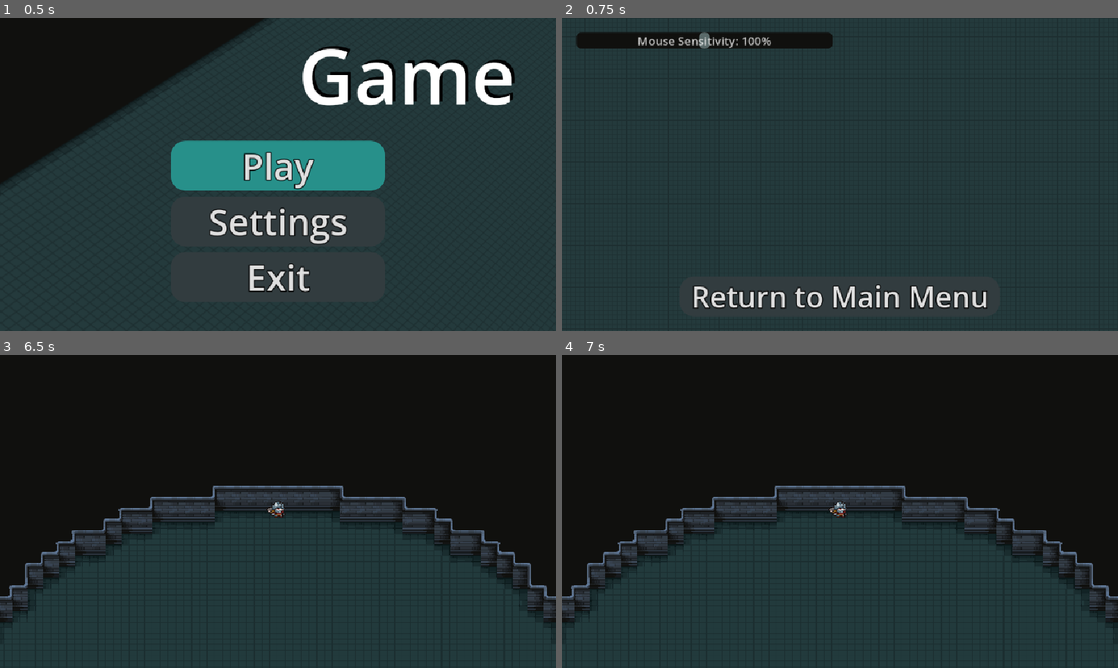
Above: before the commit, frames 1-4 (two rows, left to right).
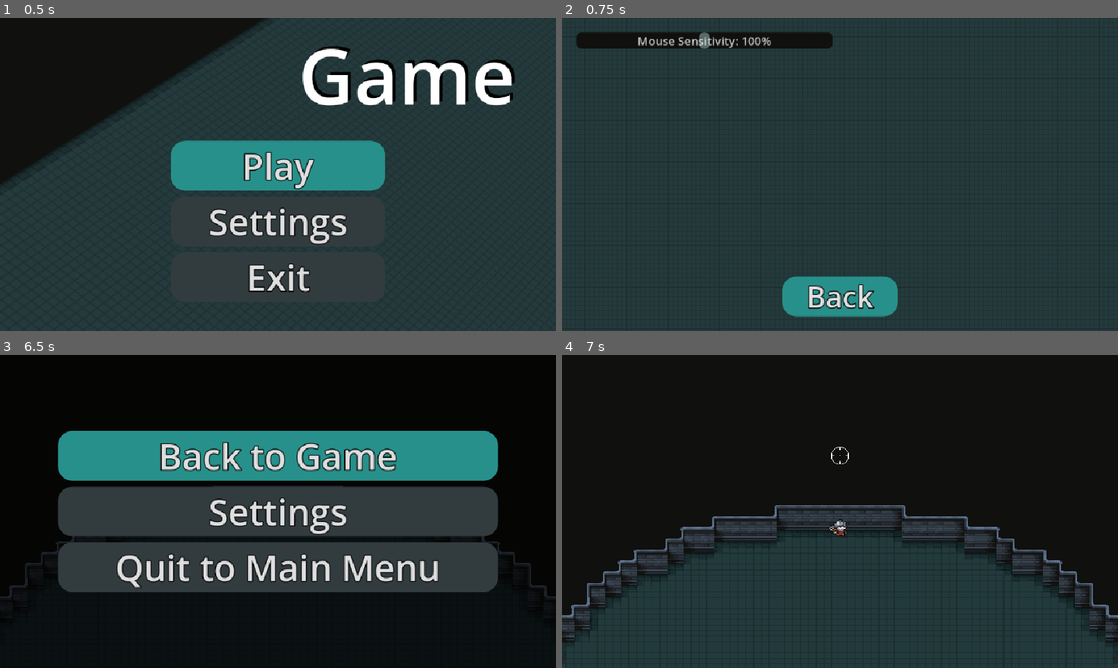
Above: after the commit, the same moments.

Repository: Haha64142/Game
Game: Godot game, scene res://main_menu.tscn
Two runs of this game, one before a commit and one after it. Both use one fixed random seed, a clock stepped at 60 frames per second and the inputs below. The engine's default icon, where the game draws it, is replaced by a stand-in: a white triangle on a blue panel in a dark square.
Inputs (mouse positions are in pixels of both pictures, inside the frame that each line leads up to):
- Up to frame 1 (0.5 s): no input
- Up to frame 2 (0.75 s): click "Settings" at 0.5 s
- Up to frame 3 (6.5 s): click "Return to Main Menu" (after the commit: "Back") at 1.25 s; click "Play" at 2 s; tap Enter at 2.75 s; move the mouse to (305, 511) at 2.77 s; hold Up (move_forward) from 2.78 s (still down); click (305, 511) at 2.85 s; move the mouse to (250, 511) at 3.52 s; right-click (250, 511) at 3.6 s; click (250, 511) at 3.67 s; move the mouse to (289, 505) at 4.27 s; hold Ctrl 4.28-5.03 s; click (289, 505) at 4.42 s; move the mouse to (272, 517) at 5.02 s; tap Shift at 5.1 s; click (272, 517) at 5.17 s; move the mouse to (316, 514) at 5.77 s; click (316, 514) at 5.85 s; tap Escape (open_menu, bound only before the commit) at 6.4 s
- Up to frame 4 (7 s): release Up (move_forward) at 6.5 s; click (840, 455) at 6.5 s, where only the run after the commit has a clickable "Back to Game"

Frame 1 is identical in both runs. In frame 2, 3.5% of the frame differs, in the area x 23-77%, y 82-96%; in frame 3, 49%, in the area x 0-100%, y 24-100%; in frame 4, 9.4%.

Commit message:
Add pause menu

Diff:
--- a/arena.gd
+++ b/arena.gd
@@ -6,10 +6,20 @@
 
 @onready var player = $Player
 
+var player_dead = false
+
 func _ready() -> void:
 	GameTime.start()
 	$OrcSpawnTimer.start()
 	Global.mouse_visible = false
+
+
+func _process(delta: float) -> void:
+	if Input.is_action_just_pressed("pause") and not player_dead:
+		get_tree().paused = true
+		$MouseTexture.show_mouse(false)
+		$Player/Camera3D.reset_pos()
+		$PauseMenu.show()
 
 
 func _on_player_arrow_fired(shot_power: float,
@@ -27,10 +37,9 @@
 	get_tree().call_group("Enemies", "queue_free")
 	$OrcSpawnTimer.stop()
 
+	player_dead = true
 	$MouseTexture.player_dead = true
-	Input.action_press("open_menu")
-	await get_tree().create_timer(1).timeout
-	Input.action_release("open_menu")
+	$MouseTexture.show_mouse(false)
 
 	var death_tween := $DeathScreen.create_tween()
 	$DeathScreen.modulate.a = 0
@@ -54,3 +63,8 @@
 
 func _on_main_menu_button_pressed() -> void:
 	get_tree().change_scene_to_file("res://main_menu.tscn")
+
+
+func _on_pause_menu_paused_changed(paused: bool) -> void:
+	if not paused:
+		$MouseTexture.hide_mouse()
--- a/arena.tscn
+++ b/arena.tscn
@@ -7,6 +7,7 @@
 [ext_resource type="PackedScene" uid="uid://bqr3jfu53suwl" path="res://giant_orc.tscn" id="4_35c7g"]
 [ext_resource type="MeshLibrary" uid="uid://mo1ud1cw2078" path="res://tile_mesh.tres" id="5_35c7g"]
 [ext_resource type="PackedScene" uid="uid://bcy7lccjcdbl" path="res://arrow.tscn" id="5_fu4bq"]
+[ext_resource type="PackedScene" uid="uid://chxbwguhqngq8" path="res://pause_menu.tscn" id="5_g8a64"]
 [ext_resource type="PackedScene" uid="uid://d3cqvxucggx7m" path="res://test_enemy.tscn" id="7_pbtuc"]
 [ext_resource type="PackedScene" uid="uid://3cmnpsfgnrb3" path="res://orc.tscn" id="8_yokb4"]
 [ext_resource type="Theme" uid="uid://y3hyrcokij6d" path="res://theme.tres" id="10_n068f"]
@@ -32,6 +33,9 @@
 arrow_scene = ExtResource("5_fu4bq")
 orc_scene = ExtResource("8_yokb4")
 giant_orc_scene = ExtResource("4_35c7g")
+
+[node name="PauseMenu" parent="." instance=ExtResource("5_g8a64")]
+visible = false
 
 [node name="WorldEnvironment" type="WorldEnvironment" parent="."]
 environment = SubResource("Environment_h0wof")
@@ -162,6 +166,7 @@
 theme_override_font_sizes/font_size = 27
 text = "Main Menu"
 
+[connection signal="paused_changed" from="PauseMenu" to="." method="_on_pause_menu_paused_changed"]
 [connection signal="arrow_fired" from="Player" to="." method="_on_player_arrow_fired"]
 [connection signal="attack1_finished" from="Player" to="." method="_on_player_attack_1_finished"]
 [connection signal="player_dead" from="Player" to="." method="_on_player_player_dead"]
--- a/camera_3d.gd
+++ b/camera_3d.gd
@@ -1,17 +1,26 @@
 extends Camera3D
 
-var vector_diff := Vector2(0, 0)
+var start_pos := Vector3(0, 7, 7)
+var vector_diff: Vector2
 var center := Vector2(
 		ProjectSettings.get_setting("display/window/size/viewport_width") / 2,
 		ProjectSettings.get_setting("display/window/size/viewport_height") / 2)
 
 func _ready() -> void:
-	position = Vector3(0, 7, 7)
+	reset_pos()
 
 
 func _process(_delta: float) -> void:
 	if not Global.mouse_visible:
 		vector_diff = Global.mouse_pos - center
-		position = Vector3(vector_diff.x / 153, 7, vector_diff.y / 110 + 7)
+		position = Vector3(
+				vector_diff.x / 153 + start_pos.x,
+				start_pos.y,
+				vector_diff.y / 110 + start_pos.z
+		)
 	else:
-		position = Vector3(0, 7, 7)
+		reset_pos()
+
+
+func reset_pos() -> void:
+	position = start_pos
--- a/global.gd
+++ b/global.gd
@@ -25,6 +25,10 @@
 
 var player_damages: Dictionary[AttackType, int]
 
+func _ready() -> void:
+	process_mode = Node.PROCESS_MODE_ALWAYS
+
+
 func _process(delta: float) -> void:
 	if use_global_shortcuts:
 		if Input.is_action_pressed("exit"):
--- a/main_menu.gd
+++ b/main_menu.gd
@@ -1,6 +1,10 @@
 extends Control
 
+var settings_screen := preload("res://settings_screen.tscn")
+var SettingsNode: Control
+
 func _ready() -> void:
+	Input.mouse_mode = Input.MOUSE_MODE_VISIBLE
 	Global.mouse_visible = true
 
 
@@ -13,4 +17,5 @@
 
 
 func _on_settings_button_pressed() -> void:
-	get_tree().change_scene_to_file("res://settings_screen.tscn")
+	SettingsNode = settings_screen.instantiate()
+	add_child(SettingsNode)
--- a/mouse_texture.gd
+++ b/mouse_texture.gd
@@ -20,23 +20,33 @@
 	offset = (Vector2(DisplayServer.window_get_size())
 			- get_viewport_rect().size * scale_factor) / 2
 	Global.mouse_pos = position
-	if Input.is_action_just_pressed("open_menu"):
-		if not player_dead:
-			if Global.mouse_visible:
-				position = get_viewport().get_mouse_position()
-				position.x = clamp(position.x, 0, SCREEN_WIDTH)
-				position.y = clamp(position.y, 0, SCREEN_HEIGHT)
-				Input.mouse_mode = Input.MOUSE_MODE_CAPTURED
-				show()
-			else:
-				Input.mouse_mode = Input.MOUSE_MODE_VISIBLE
-				Input.warp_mouse(position * scale_factor + offset)
-				hide()
-			Global.mouse_visible = !Global.mouse_visible
+
+
+func toggle_mouse() -> void:
+	if not player_dead:
+		if Global.mouse_visible:
+			hide_mouse()
 		else:
-			Input.mouse_mode = Input.MOUSE_MODE_VISIBLE
-			hide()
-			Global.mouse_visible = true
+			show_mouse(false)
+	else:
+		show_mouse(true)
+
+
+func show_mouse(center: bool) -> void:
+	Input.mouse_mode = Input.MOUSE_MODE_VISIBLE
+	if not center:
+		Input.warp_mouse(position * scale_factor + offset)
+	hide()
+	Global.mouse_visible = true
+
+
+func hide_mouse() -> void:
+	position = get_viewport().get_mouse_position()
+	position.x = clamp(position.x, 0, SCREEN_WIDTH)
+	position.y = clamp(position.y, 0, SCREEN_HEIGHT)
+	Input.mouse_mode = Input.MOUSE_MODE_CAPTURED
+	show()
+	Global.mouse_visible = false
 
 
 func _unhandled_input(event: InputEvent) -> void:
--- /dev/null
+++ b/pause_menu.gd
@@ -0,0 +1,42 @@
+extends Control
+
+signal paused_changed(paused: bool)
+
+var settings_screen := preload("res://settings_screen.tscn")
+var SettingsNode: Control
+var pause_released := false
+var in_secondary_menu := false
+
+func _process(delta: float) -> void:
+	if (Input.is_action_just_pressed("pause") and pause_released
+			and not in_secondary_menu):
+		resume()
+	if not Input.is_action_pressed("pause"):
+		pause_released = true
+
+
+func resume() -> void:
+	pause_released = false
+	hide()
+	get_tree().paused = false
+	paused_changed.emit(false)
+
+
+func _on_resume_button_pressed() -> void:
+	resume()
+
+
+func _on_settings_button_pressed() -> void:
+	SettingsNode = settings_screen.instantiate()
+	add_child(SettingsNode)
+	in_secondary_menu = true
+
+
+func _on_exit_button_pressed() -> void:
+	resume()
+	get_tree().change_scene_to_file("res://main_menu.tscn")
+
+
+func _on_child_exiting_tree(node: Node) -> void:
+	if node == SettingsNode:
+		in_secondary_menu = false
--- /dev/null
+++ b/pause_menu.tscn
@@ -0,0 +1,60 @@
+[gd_scene load_steps=3 format=3 uid="uid://chxbwguhqngq8"]
+
+[ext_resource type="Theme" uid="uid://y3hyrcokij6d" path="res://theme.tres" id="1_hdmo1"]
+[ext_resource type="Script" uid="uid://jensg2cstdct" path="res://pause_menu.gd" id="1_nwcfo"]
+
+[node name="PauseMenu" type="Control"]
+process_mode = 2
+z_index = 1
+layout_mode = 3
+anchors_preset = 15
+anchor_right = 1.0
+anchor_bottom = 1.0
+grow_horizontal = 2
+grow_vertical = 2
+script = ExtResource("1_nwcfo")
+
+[node name="ColorRect" type="ColorRect" parent="."]
+layout_mode = 1
+anchors_preset = 15
+anchor_right = 1.0
+anchor_bottom = 1.0
+grow_horizontal = 2
+grow_vertical = 2
+color = Color(0, 0, 0, 0.7019608)
+
+[node name="MarginContainer" type="MarginContainer" parent="."]
+layout_mode = 1
+anchors_preset = 15
+anchor_right = 1.0
+anchor_bottom = 1.0
+grow_horizontal = 2
+grow_vertical = 2
+theme_override_constants/margin_left = 100
+theme_override_constants/margin_top = 100
+theme_override_constants/margin_right = 100
+theme_override_constants/margin_bottom = 100
+
+[node name="VBoxContainer" type="VBoxContainer" parent="MarginContainer"]
+layout_mode = 2
+theme = ExtResource("1_hdmo1")
+theme_override_constants/separation = 10
+alignment = 1
+
+[node name="ResumeButton" type="Button" parent="MarginContainer/VBoxContainer"]
+layout_mode = 2
+theme_type_variation = &"PrimaryButton"
+text = "Back to Game"
+
+[node name="SettingsButton" type="Button" parent="MarginContainer/VBoxContainer"]
+layout_mode = 2
+text = "Settings"
+
+[node name="ExitButton" type="Button" parent="MarginContainer/VBoxContainer"]
+layout_mode = 2
+text = "Quit to Main Menu"
+
+[connection signal="child_exiting_tree" from="." to="." method="_on_child_exiting_tree"]
+[connection signal="pressed" from="MarginContainer/VBoxContainer/ResumeButton" to="." method="_on_resume_button_pressed"]
+[connection signal="pressed" from="MarginContainer/VBoxContainer/SettingsButton" to="." method="_on_settings_button_pressed"]
+[connection signal="pressed" from="MarginContainer/VBoxContainer/ExitButton" to="." method="_on_exit_button_pressed"]
--- a/player.gd
+++ b/player.gd
@@ -12,7 +12,6 @@
 	Attack1,
 	ShootAim,
 	ShootFire,
-	Paused,
 }
 
 enum AttackType {
@@ -161,9 +160,6 @@
 				var shot_power = min(shot_timer / 0.7, 1)
 				arrow_fired.emit(shot_power, Global.mouse_pos, position)
 				$AnimatedSprite3D.play("shoot_fire")
-
-		State.Paused:
-			pass
 
 	prev_state = state
 	if state_changed:
--- a/project.godot
+++ b/project.godot
@@ -83,10 +83,10 @@
 }
 exit={
 "deadzone": 0.5,
-"events": [Object(InputEventKey,"resource_local_to_scene":fa …(113 unchanged characters)… ressed":false,"pressed":false,"keycode":0,"physical_keycode":81,"key_label":0,"unicode":0,"location":0,"echo":false,"script":null)
+"events": [Object(InputEventKey,"resource_local_to_scene":fa …(113 unchanged characters)… ressed":false,"pressed":false,"keycode":81,"physical_keycode":0,"key_label":0,"unicode":0,"location":0,"echo":false,"script":null)
 ]
 }
-open_menu={
+pause={
 "deadzone": 0.2,
 "events": [Object(InputEventKey,"resource_local_to_scene":false,"resource_name":"","device":-1,"window_id":0,"alt_press …(195 unchanged characters)…
 , Object(InputEventKey,"resource_local_to_scene":false,"resource_name":"","device":-1,"window_id":0,"alt_pressed":false …(183 unchanged characters)…
@@ -112,6 +112,11 @@
 "events": [Object(InputEventMouseButton,"resource_local_to_scene":false,"resource_name":"","device":-1,"window_id":0,"a …(258 unchanged characters)…
 ]
 }
+escape={
+"deadzone": 0.2,
+"events": [Object(InputEventKey,"resource_local_to_scene":false,"resource_name":"","device":-1,"window_id":0,"alt_pressed":false,"shift_pressed":false,"ctrl_pressed":false,"meta_pressed":false,"pressed":false,"keycode":0,"physical_keycode":4194305,"key_label":0,"unicode":0,"location":0,"echo":false,"script":null)
+]
+}
 
 [physics]
 
--- a/settings_screen.gd
+++ b/settings_screen.gd
@@ -1,4 +1,9 @@
 extends Control
 
+func _process(delta: float) -> void:
+	if Input.is_action_just_pressed("escape"):
+		_on_back_button_pressed()
+
+
 func _on_back_button_pressed() -> void:
-	get_tree().change_scene_to_file("res://main_menu.tscn")
+	queue_free()
--- a/settings_screen.tscn
+++ b/settings_screen.tscn
@@ -71,10 +71,13 @@
 size_flags_horizontal = 3
 
 [node name="BackButton" type="Button" parent="MarginContainer"]
+z_index = 1
+custom_minimum_size = Vector2(200, 0)
 layout_mode = 2
 size_flags_horizontal = 4
 size_flags_vertical = 8
+theme_type_variation = &"PrimaryButton"
 theme_override_font_sizes/font_size = 50
-text = "Return to Main Menu"
+text = "Back"
 
 [connection signal="pressed" from="MarginContainer/BackButton" to="." method="_on_back_button_pressed"]
Not shown: 1 places in arena.tscn that only renumber resources
Not shown, added: pause_menu.gd.uid
